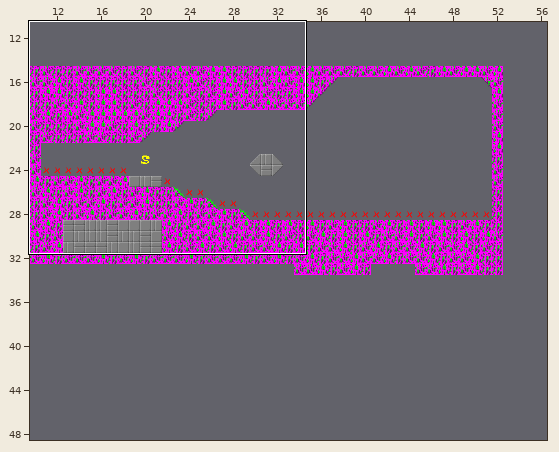
Tiled map, stored at ld34-weshgrow/data/testmap.tmx. The first picture is a wide view before the edit; the outline marks the close-up.
Close-up. Old version:
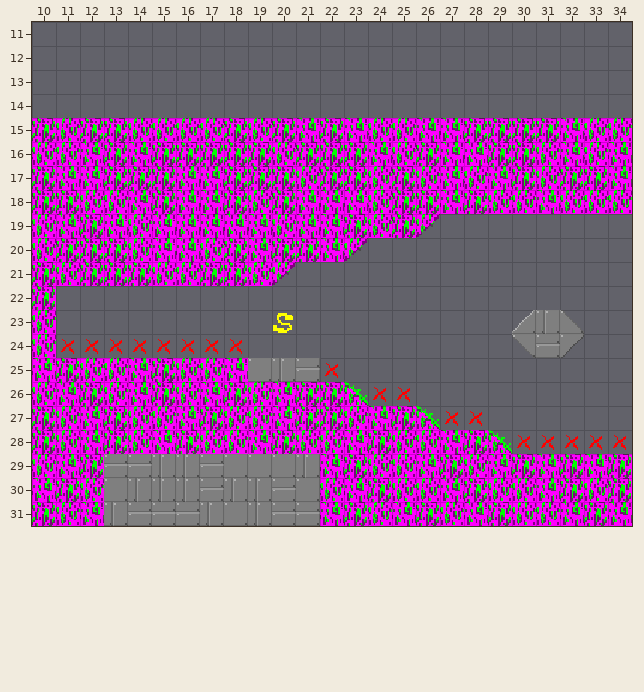
Cells are 16x16 px. Shown: x 10..34, y 11..31. The commit also changed other parts of the map, which this record leaves out. The old version is drawn lined up with the new one.
And afterwards:
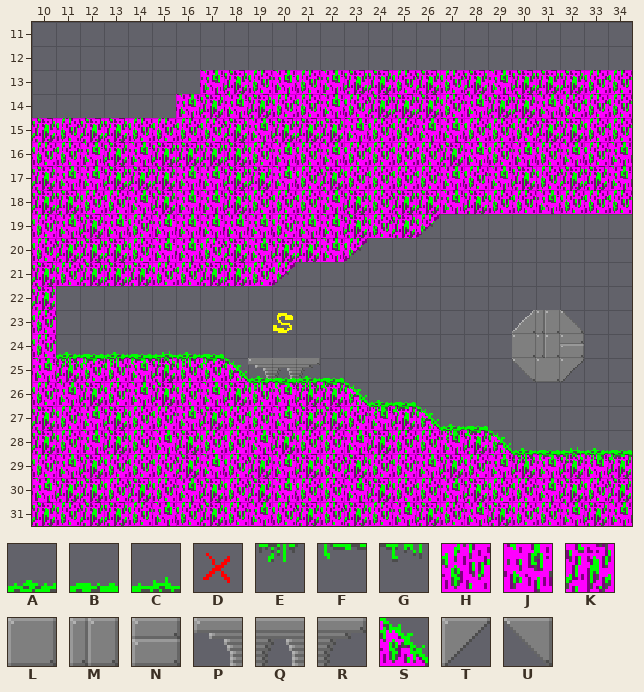
Key: from "tiles": A 69, B 70, C 71, D 128, E 133, F 134, G 135, H 192, J 193, K 194, L 196, M 197, N 198, P 199, Q 200, R 201, S 320, T 388, U 452.
_ is an empty cell, . an unchanged one.
Tiles of an added or newly shown layer are drawn over the layers below it.
Commit: weshgrow: do not fill the main collision map with decoration tiles.
From old to new:
everything moved by +10,+15 cells (the old picture is shown already moved)
--- layer "Tile Layer 1"
@@ x 16..34 @@
-13 .__________________
-14 ___________________
-15 ...H.J......KKK.J..
-16 ...KHKKKJ.KJ.KK....
-17 ....K..K.K.........
-18 ....KJ.J...........
+13 .JKHJHJKKHKHKJKKKHH
+14 JKJKHHJHKKKHJKKJHHH
+15 ...J.K......HHH.K..
+16 ...HJHJHH.HK.HJ....
+17 ....J..H.H.........
+18 ....HH.K...........
@@ x 11..34 @@
-24 DDDDDDDD...........UNT..
-25 .......JLMND.......___..
-26 .............DD.........
-27 ................DD......
-28 ...................DDDDD
-29 ..NNMMNLLLMJ............
-30 .HLMMMNMMNL.............
-31 .JMNNNMLMNNJ............
+24 ________...........LMN..
+25 .......SPQR_.......ULT..
+26 .............__.........
+27 ................__......
+28 ..................._____
+29 ..HHHKJHKJKH............
+30 .KHKHJKHKJH.............
+31 .KKHJHKHJHKH............
--- layer "Decorations" (added)
@@ x 11..34 @@
-24 _______.................
-25 _______.____............
-26 ........____.__.........
-27 .............__.__......
-28 ................__._____
-29 ..................._____
+24 ABABCAB.................
+25 EFEFGEF.ABAB............
+26 ........EFEF.AB.........
+27 .............EF.AB......
+28 ................EF.ABCAB
+29 ...................EFGEF
Pixel boxes of the changes (left, top, right, bottom) in both close-ups:
changed: (176, 70, 632, 214)
changed: (56, 339, 344, 391)
changed: (512, 334, 584, 382)
changed: (368, 387, 416, 415)
changed: (440, 411, 488, 439)
changed: (512, 435, 632, 463)
changed: (80, 454, 344, 526)
